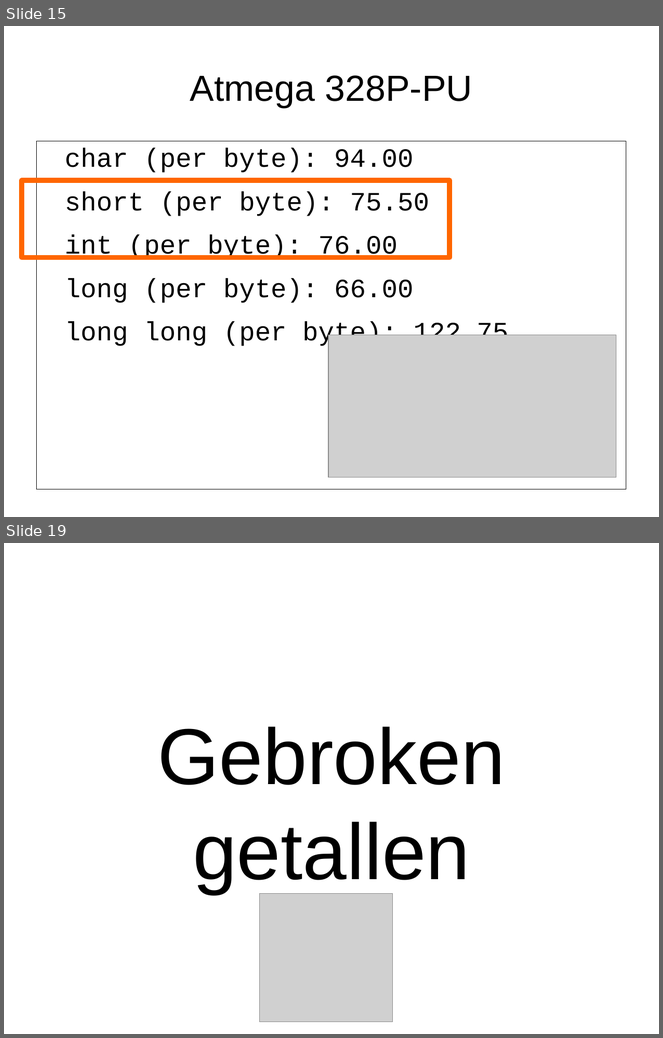
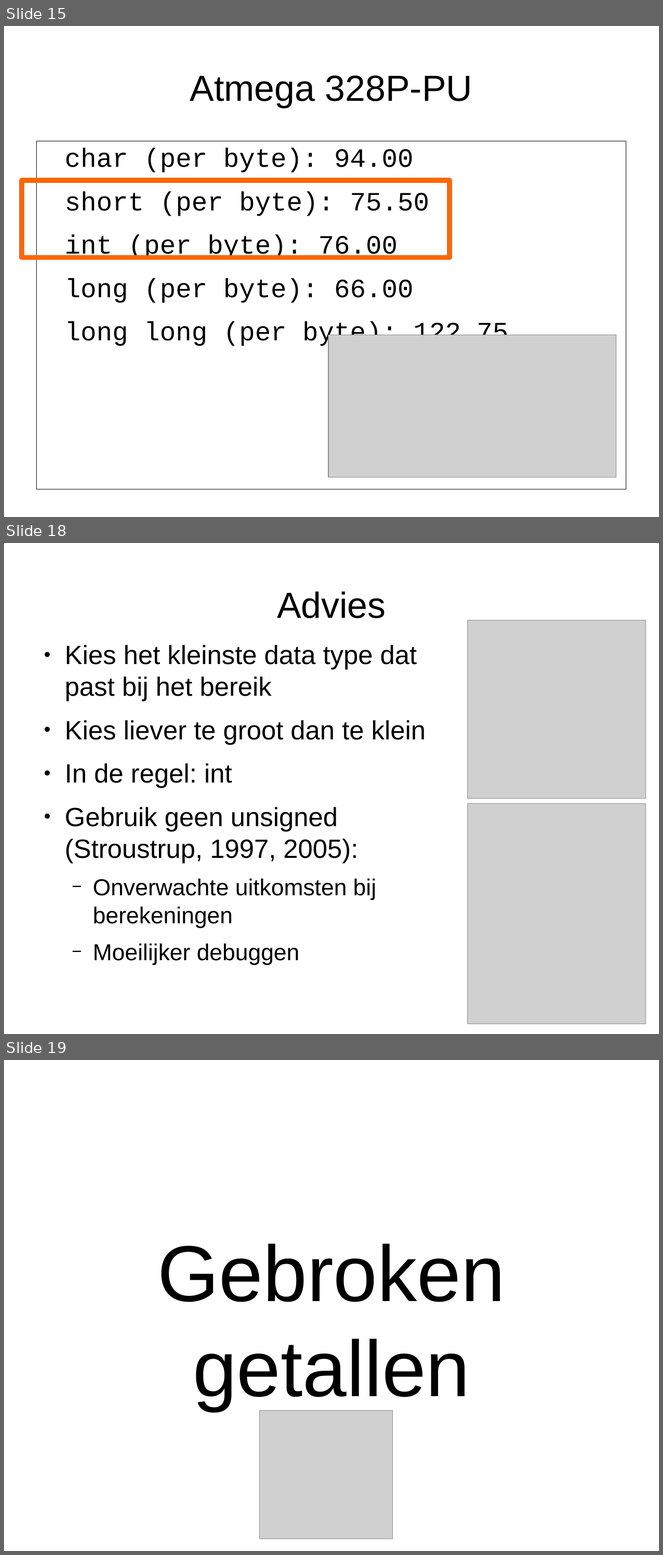
Before and after one commit to djog/arduino_cursus, a slide deck: Raw/DataTypesVanGetallenEnSnelheid.odp. Shown one above the other, each under a label of ours: slides 15 and 19 before the commit, slides 15, 18 and 19 after it; the slides between them are not shown. The pictures are 663x1038 and 663x1555 pixels, drawn with LibreOffice and Linux fonts; fonts in the diff are those of the drawing; grey boxes stand for pictures. Boxes give left, top, right and bottom in pixels: in the first picture for what was removed or moved away, otherwise in the second. Text is boxed around its words. In the diff, an @@ line names an element or a change of style, - is before the commit and + after.

```diff
--- a/Raw/DataTypesVanGetallenEnSnelheid.odp
+++ b/Raw/DataTypesVanGetallenEnSnelheid.odp
@@ slide 18 added at (4, 543, 659, 1034), background #FFFFFF @@
@@ title added at (277, 591, 386, 618), 44 pt, text #000000 @@
+Advies
@@ picture added at (468, 620, 646, 799) @@
@@ text added at (65, 645, 426, 965), 32 pt, text #000000 @@
+● Kies het kleinste data type dat past bij het bereik
+● Kies liever te groot dan te klein
+● In de regel: int
+● Gebruik geen unsigned (Stroustrup, 1997, 2005):
+  − Onverwachte uitkomsten bij berekeningen
+  − Moeilijker debuggen
@@ picture added at (468, 804, 646, 1025) @@
```
Also in this commit, not shown: 8 slides changed, 1 other slide added, 2 slides removed, 15 other files.
